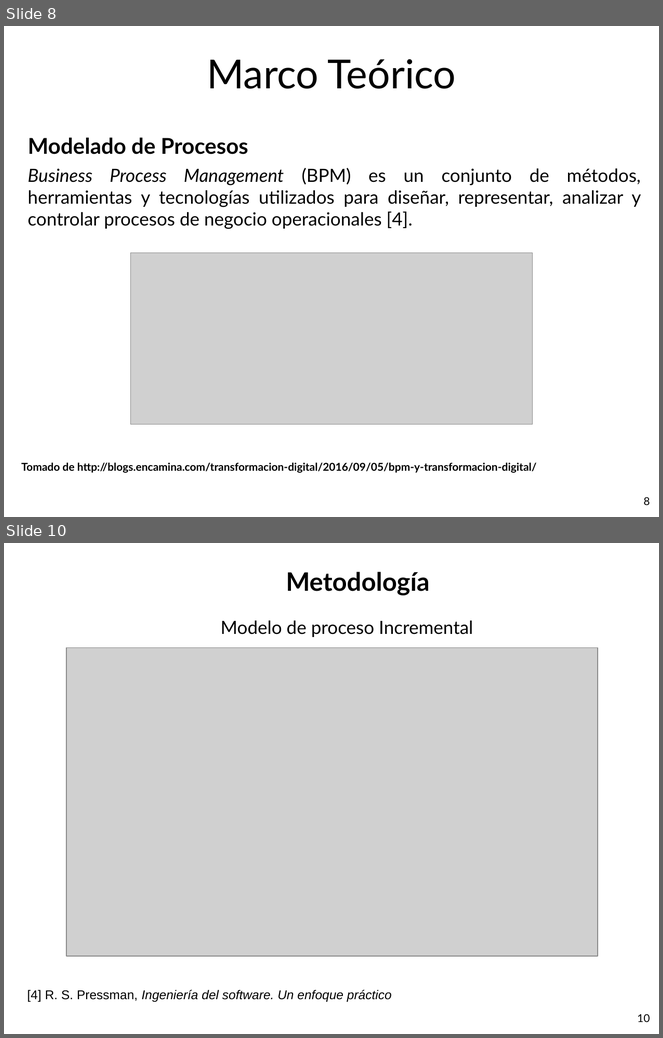
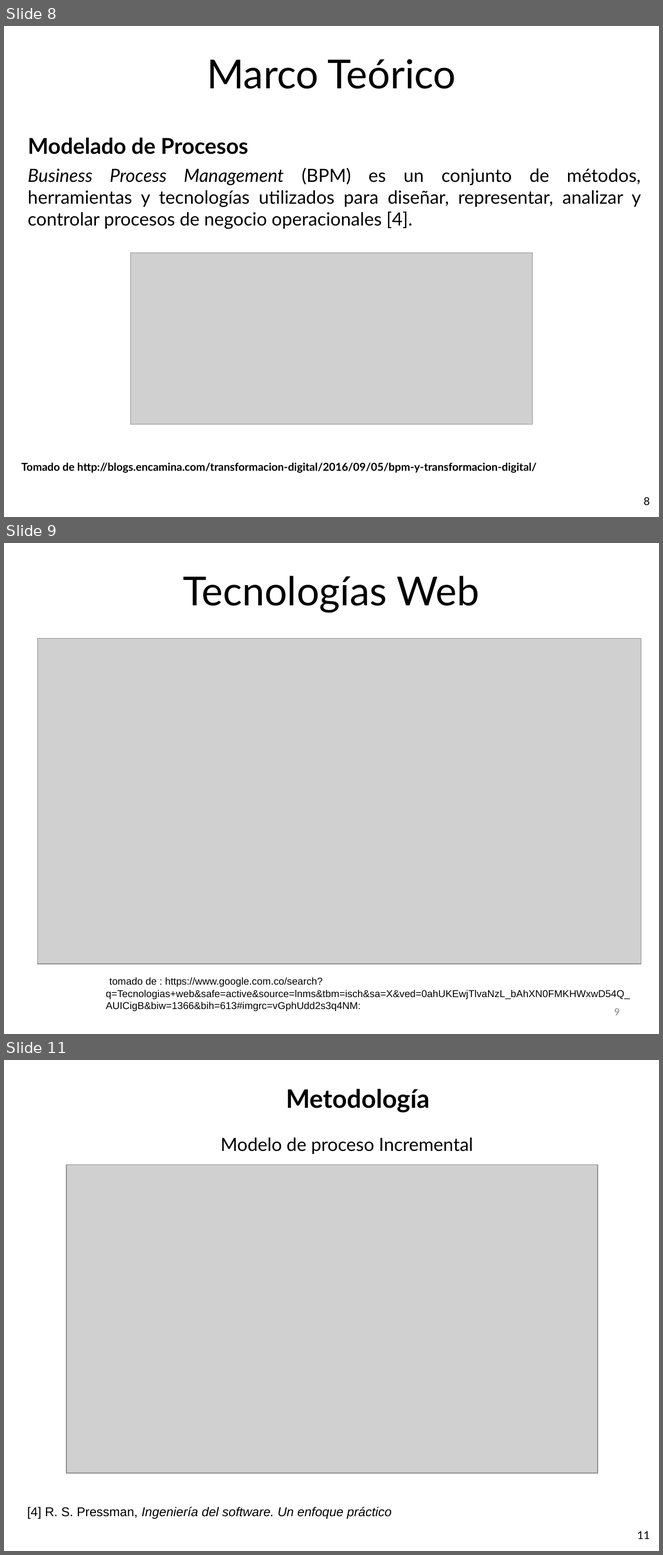
Before and after one commit to estivenLandazury/PDG, a slide deck: A00056992/3-PresentaciónPdG-I.pptx. Shown one above the other, each under a label of ours: slides 8 and 10 before the commit, slides 8, 9 and 11 after it; the slides between them are not shown. The pictures are 663x1038 and 663x1555 pixels, drawn with LibreOffice and Linux fonts; fonts in the diff are those of the drawing; grey boxes stand for pictures. Boxes give left, top, right and bottom in pixels: in the first picture for what was removed or moved away, otherwise in the second. Text is boxed around its words. In the diff, an @@ line names an element or a change of style, - is before the commit and + after.

```diff
--- a/A00056992/3-PresentaciónPdG-I.pptx
+++ b/A00056992/3-PresentaciónPdG-I.pptx
@@ slide 9 added at bbox=[4, 543, 659, 1034], background #FFFFFF @@
@@ text added at bbox=[183, 576, 479, 613], 44 pt, text #000000 @@
+Tecnologías Web
@@ picture added at bbox=[37, 638, 641, 964] @@
@@ text added at bbox=[106, 978, 630, 1012], 11 pt, text #000000 @@
+tomado de : https://www.google.com.co/search?q=Tecnologias+web&safe=active&source=lnms&tbm=isch&sa=X&ved=0ahUKEwjTlvaNzL_bAhXN0FMKHWxwD54Q_AUICigB&biw=1366&bih=613#imgrc=vGphUdd2s3q4NM:
@@ page number added at bbox=[614, 1008, 620, 1016], 12 pt, text #888888 @@
+9
@@ what was slide 10 is now slide 11 @@
@@ page number at bbox=[637, 1532, 650, 1539]: text changed @@
-10
+11
```
Also in this commit, not shown: 3 slides changed.
